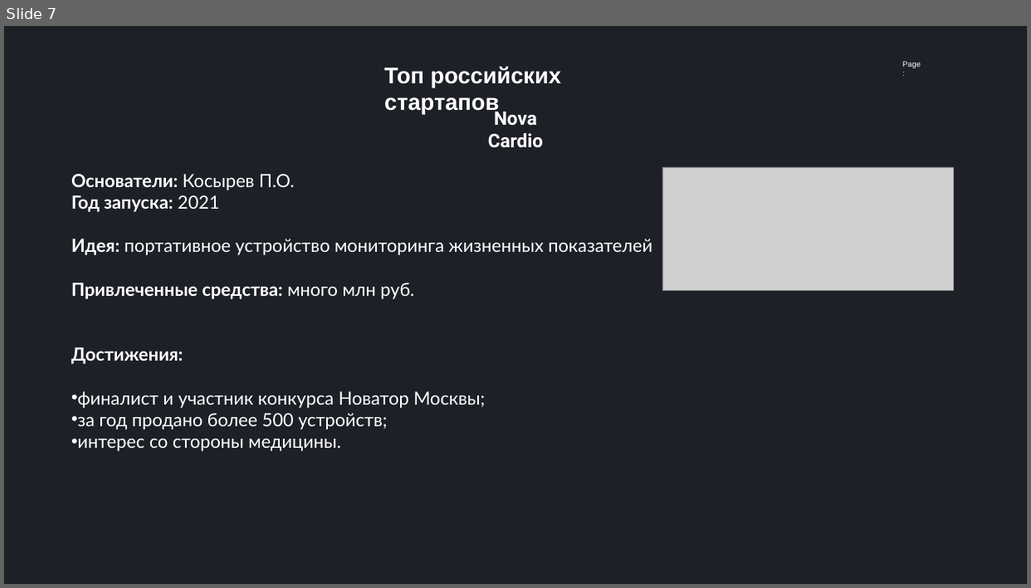
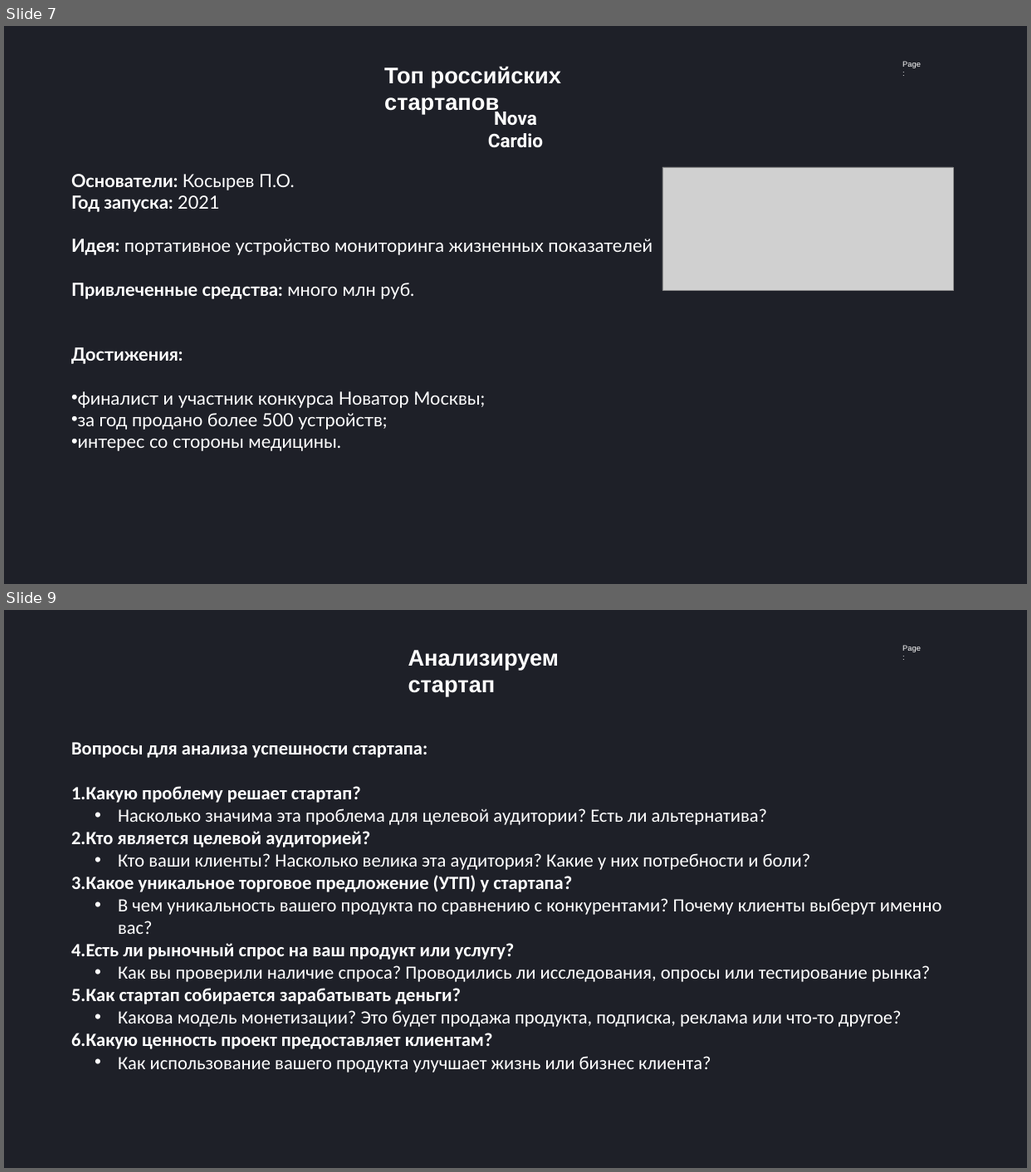
Before and after one commit to abat-voix/project-workshop, a slide deck: docs/мой_семинар/2.0 Разбираем продукты.pptx. Shown one above the other, each under a label of ours: slide 7 before the commit, slides 7 and 9 after it; the slides between them are not shown. The pictures are 1031x588 and 1031x1172 pixels, drawn with LibreOffice and Linux fonts; fonts in the diff are those of the drawing; grey boxes stand for pictures. Boxes give left, top, right and bottom in pixels: in the first picture for what was removed or moved away, otherwise in the second. Text is boxed around its words. In the diff, an @@ line names an element or a change of style, - is before the commit and + after.

```diff
--- a/docs/мой_семинар/2.0 Разбираем продукты.pptx
+++ b/docs/мой_семинар/2.0 Разбираем продукты.pptx
@@ slide 9 added at (4, 610, 1027, 1168), background #1E2028; not listed: 1 template element that a slide beside it also shows @@
@@ text added at (408, 650, 559, 696), 35 pt, text #FFFFFF, bold @@
+Анализируем стартап
@@ text added at (71, 742, 942, 1072), 29 pt, text #FFFFFF @@
+Вопросы для анализа успешности стартапа:
+1. Какую проблему решает стартап?
+  • Насколько значима эта проблема для целевой аудитории? Есть ли альтернатива?
+2. Кто является целевой аудиторией?
+  • Кто ваши клиенты? Насколько велика эта аудитория? Какие у них потребности и боли?
+3. Какое уникальное торговое предложение (УТП) у стартапа?
+  • В чем уникальность вашего продукта по сравнению с конкурентами? Почему клиенты выберут именно вас?
+4. Есть ли рыночный спрос на ваш продукт или услугу?
+  • Как вы проверили наличие спроса? Проводились ли исследования, опросы или тестирование рынка?
+5. Как стартап собирается зарабатывать деньги?
+  • Какова модель монетизации? Это будет продажа продукта, подписка, реклама или что-то другое?
+6. Какую ценность проект предоставляет клиентам?
+  • Как использование вашего продукта улучшает жизнь или бизнес клиента?
```
Also in this commit, not shown: 2 slides changed, 4 other slides added, 4 other files.
